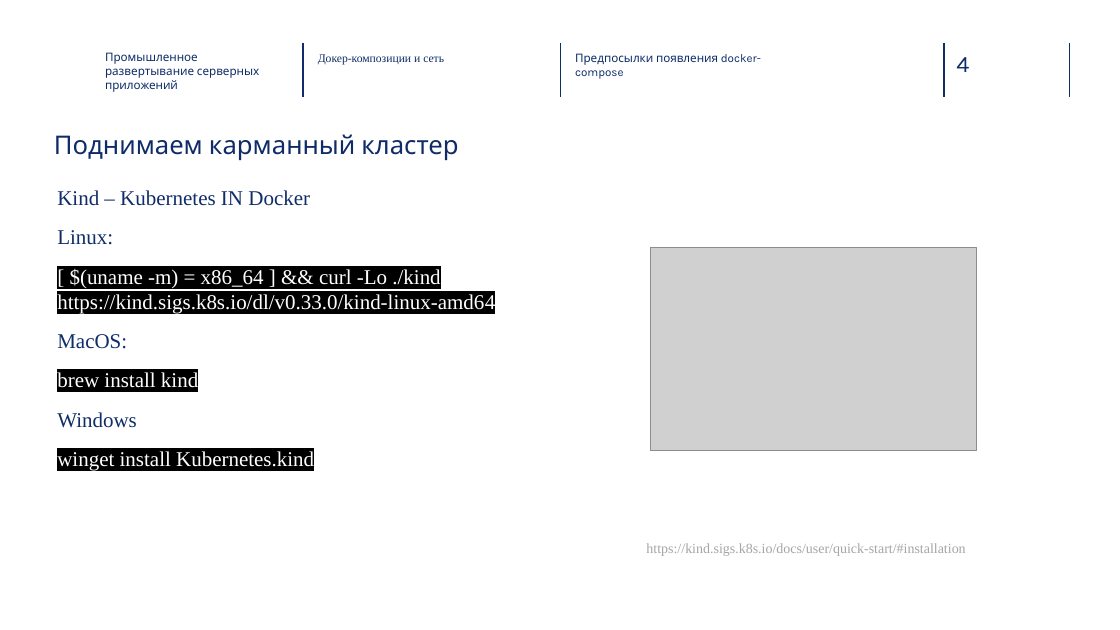
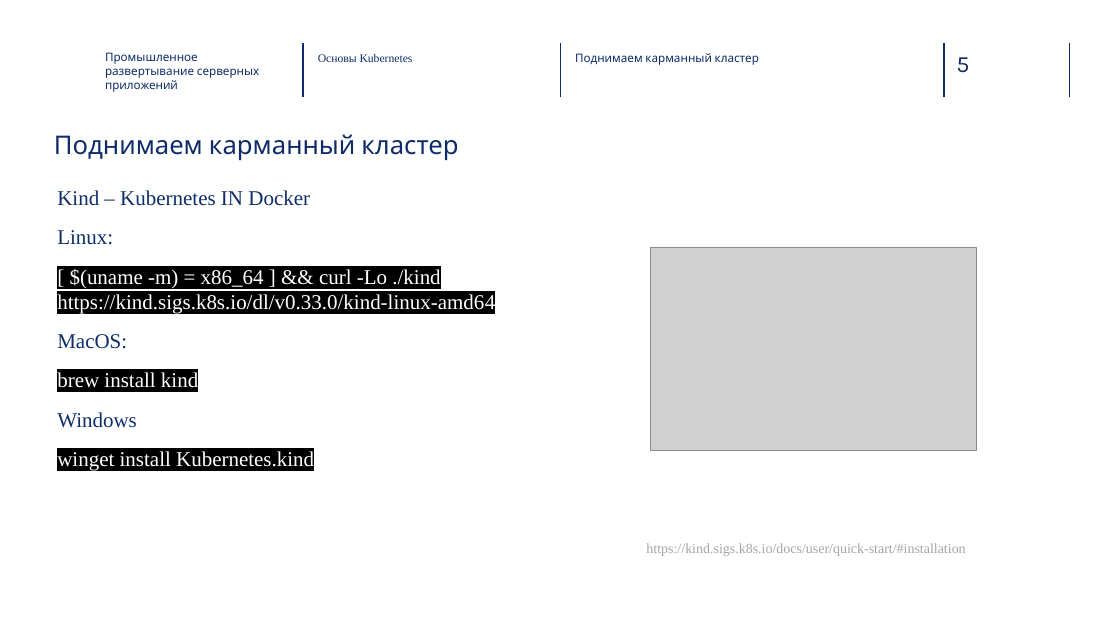
Before and after one commit to Vvil1568/ProductionServerAppDeployment, a slide deck: slide 5 of 3. Основы Кубернетес/presentation.pptx (slide 4 before the commit). Drawn at 1120x630 pixels with LibreOffice and Linux fonts; fonts in the diff are those of the drawing; grey boxes stand for pictures; background and template pictures are left out. Boxes give left, top, right and bottom in pixels: in the first picture for what was removed or moved away, otherwise in the second. Text is boxed around its words. In the diff, an @@ line names an element or a change of style, - is before the commit and + after.

```diff
--- a/3. Основы Кубернетес/presentation.pptx
+++ b/3. Основы Кубернетес/presentation.pptx
@@ text at (318,54,413,62): text changed @@
-Докер-композиции и сеть
+Основы Kubernetes
@@ text at (575,53,759,65): text changed @@
-Предпосылки появления docker-compose
+Поднимаем карманный кластер
@@ page number at (956,57,969,73): text changed @@
-4
+5
```
Also in this commit, not shown: 15 other slides changed, 1 slide added.
